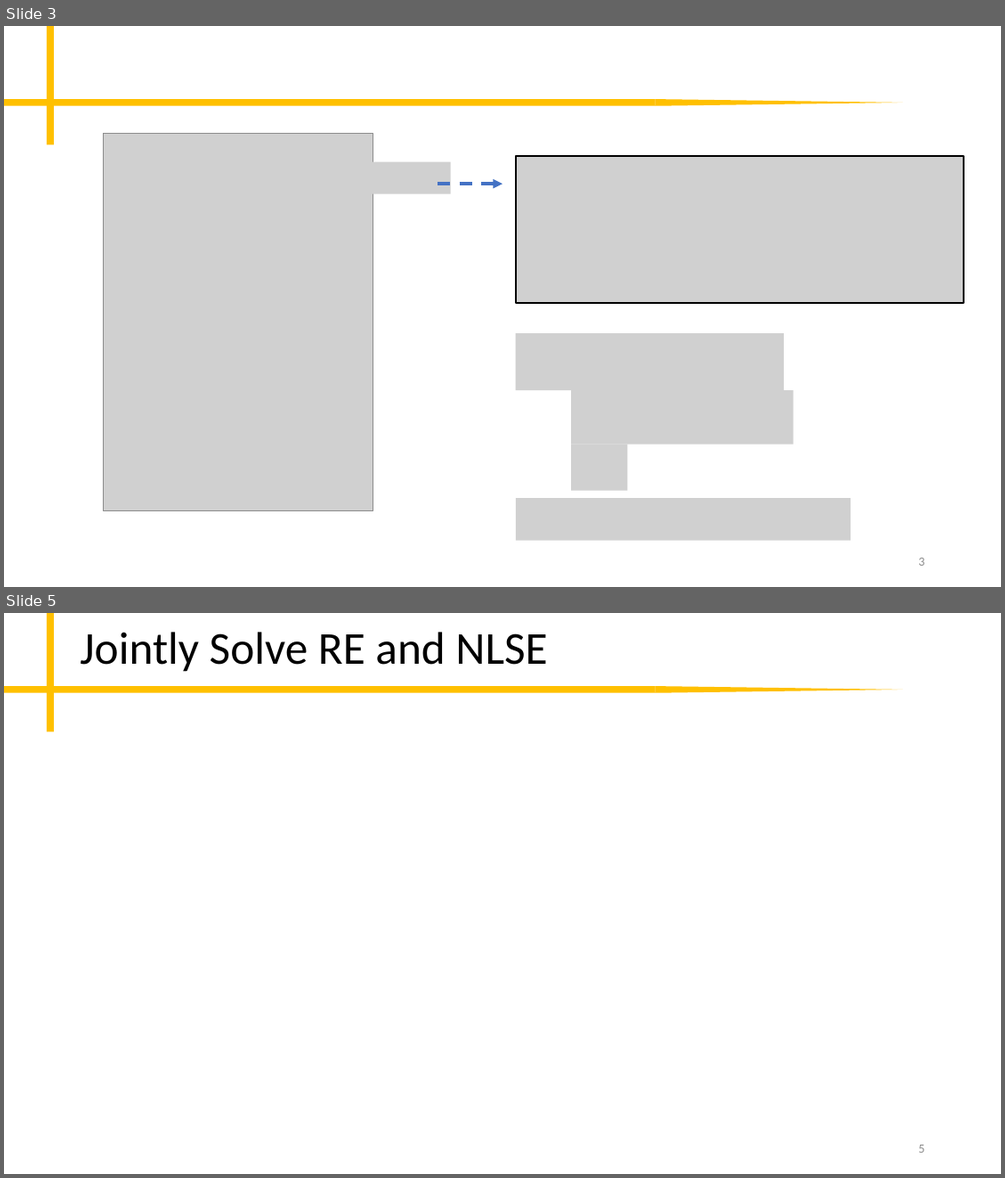
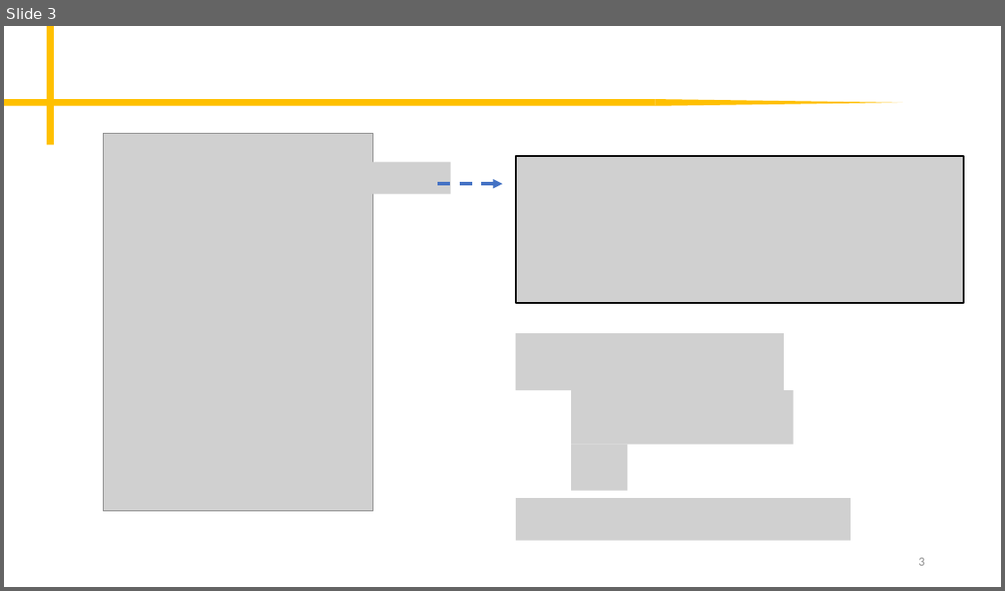
Before and after one commit to peter-chang62/Laser-Design-Scripts, a slide deck: memo.pptx. Shown one above the other, each under a label of ours: slides 3 and 5 before the commit, slide 3 after it; the slides between them are not shown. The pictures are 1005x1178 and 1005x591 pixels, drawn with LibreOffice and Linux fonts; fonts in the diff are those of the drawing; grey boxes stand for pictures. Boxes give left, top, right and bottom in pixels: in the first picture for what was removed or moved away, otherwise in the second. Text is boxed around its words. In the diff, an @@ line names an element or a change of style, - is before the commit and + after.

```diff
--- a/memo.pptx
+++ b/memo.pptx
@@ slide 5 removed at (4, 613, 1001, 1174), background #FFFFFF; not listed: 3 template elements that a slide beside it also shows @@
@@ title removed at (80, 632, 547, 672) @@
-Jointly Solve RE and NLSE
@@ page number removed at (918, 1144, 924, 1152) @@
-5
```
Also in this commit, not shown: 1 slide changed, 2 slides added, 1 other file.
